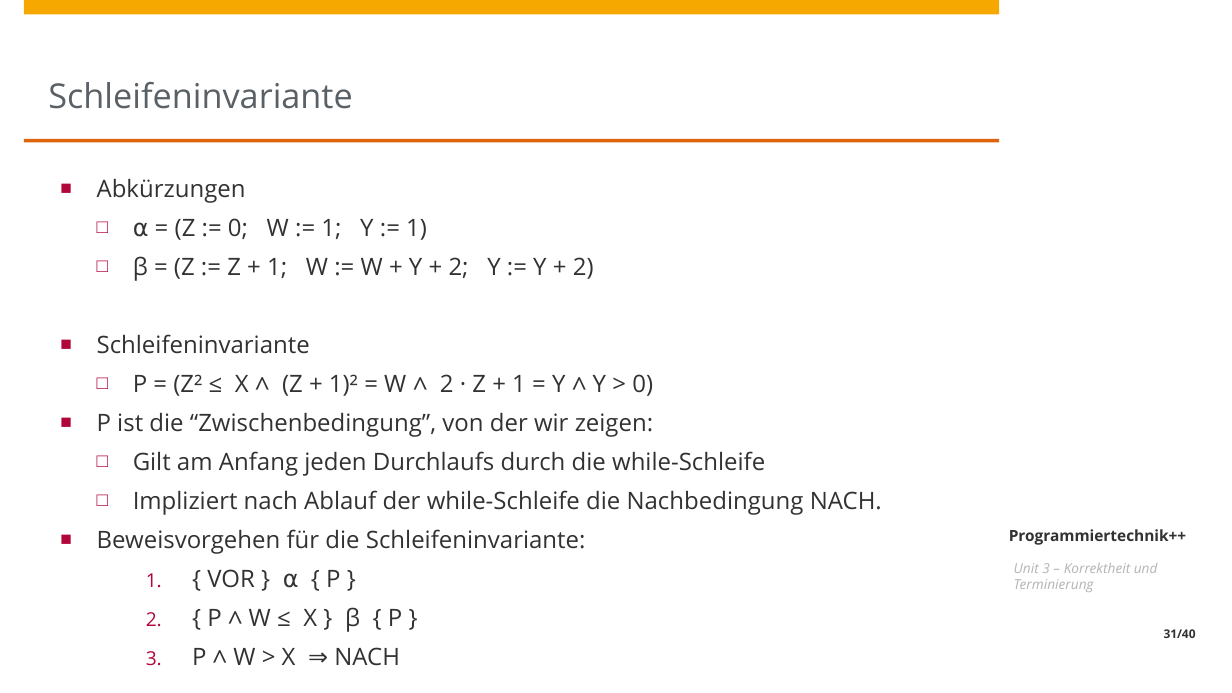
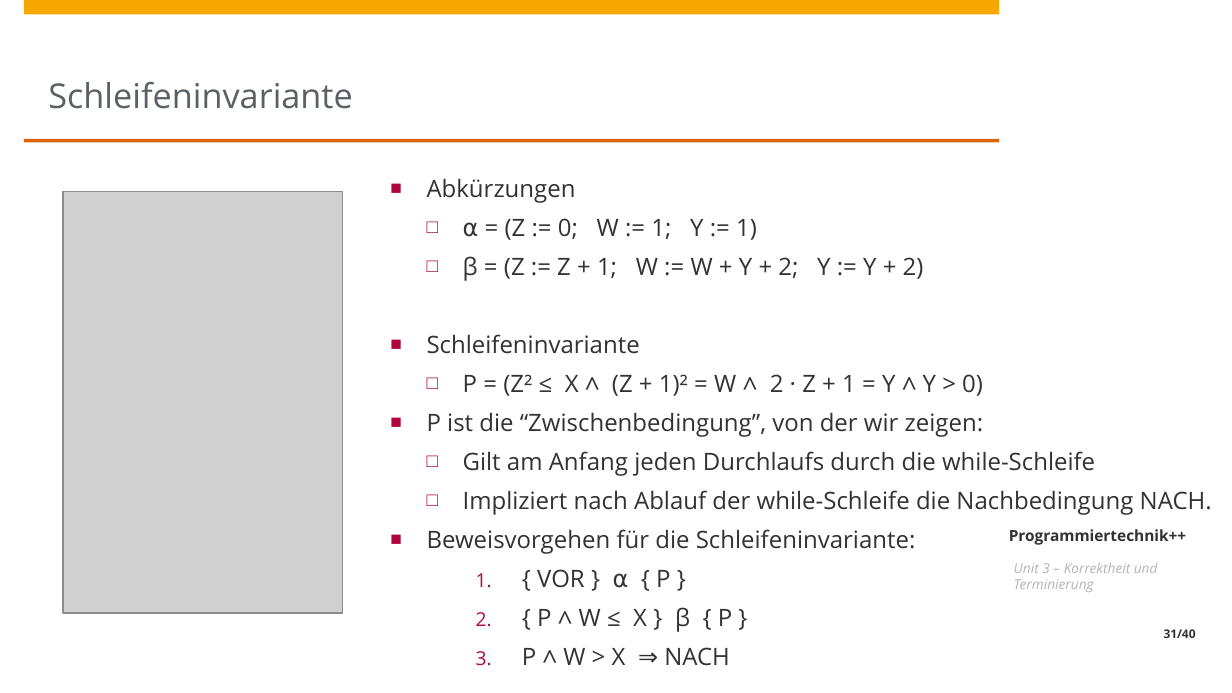
Before and after one commit to HPI-Artificial-Intelligence-Teaching/23-pt2, a slide deck: slide 31 of unit3/Unit3a.pptx. Drawn at 1232x693 pixels with LibreOffice and Linux fonts; fonts in the diff are those of the drawing; grey boxes stand for pictures; background and template pictures are left out. Boxes give left, top, right and bottom in pixels: in the first picture for what was removed or moved away, otherwise in the second. Text is boxed around its words. In the diff, an @@ line names an element or a change of style, - is before the commit and + after.

```diff
--- a/unit3/Unit3a.pptx
+++ b/unit3/Unit3a.pptx
@@ text "Abkürzungen": place and size @@
-text "Abkürzungen" at bbox=[97, 178, 882, 632]
+text "Abkürzungen" at bbox=[427, 178, 1212, 632]
@@ picture added at bbox=[63, 191, 342, 612] @@
```
Also in this commit, not shown: 12 other slides changed.
